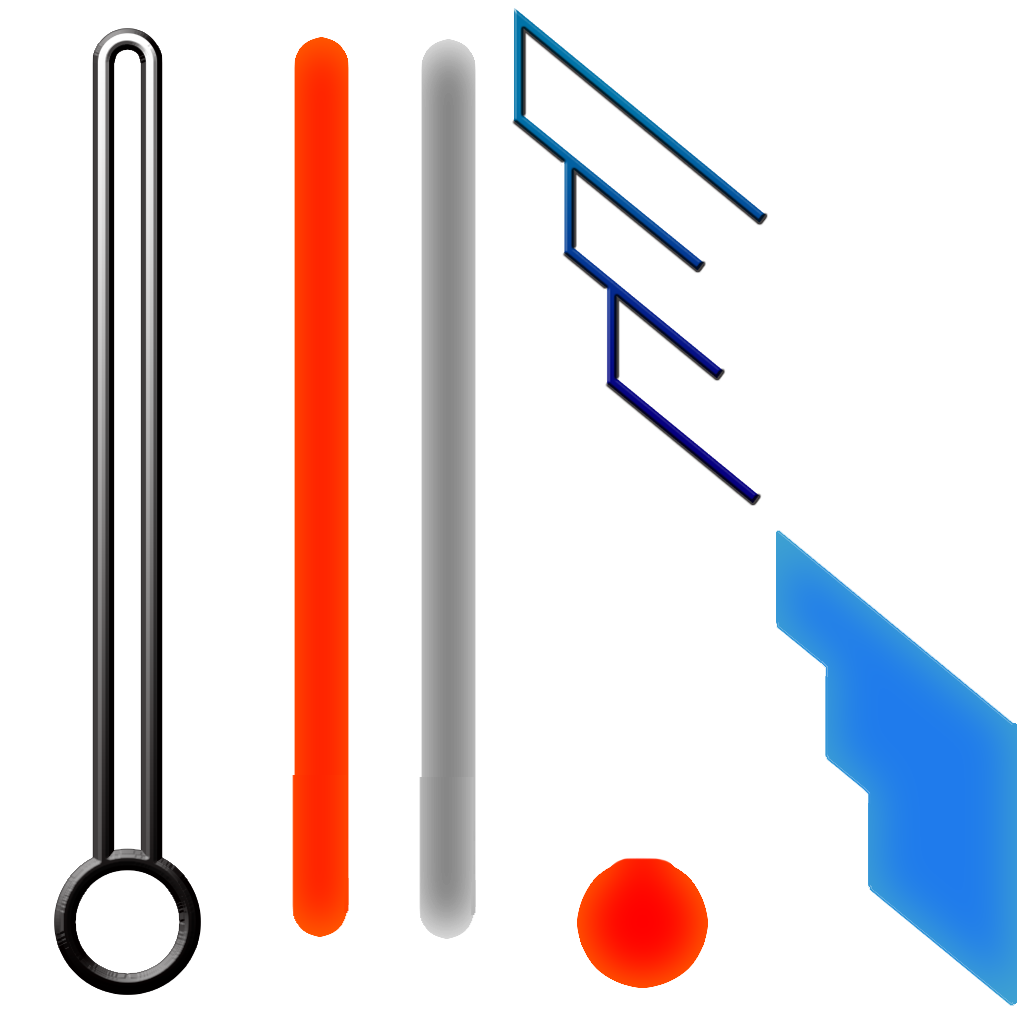
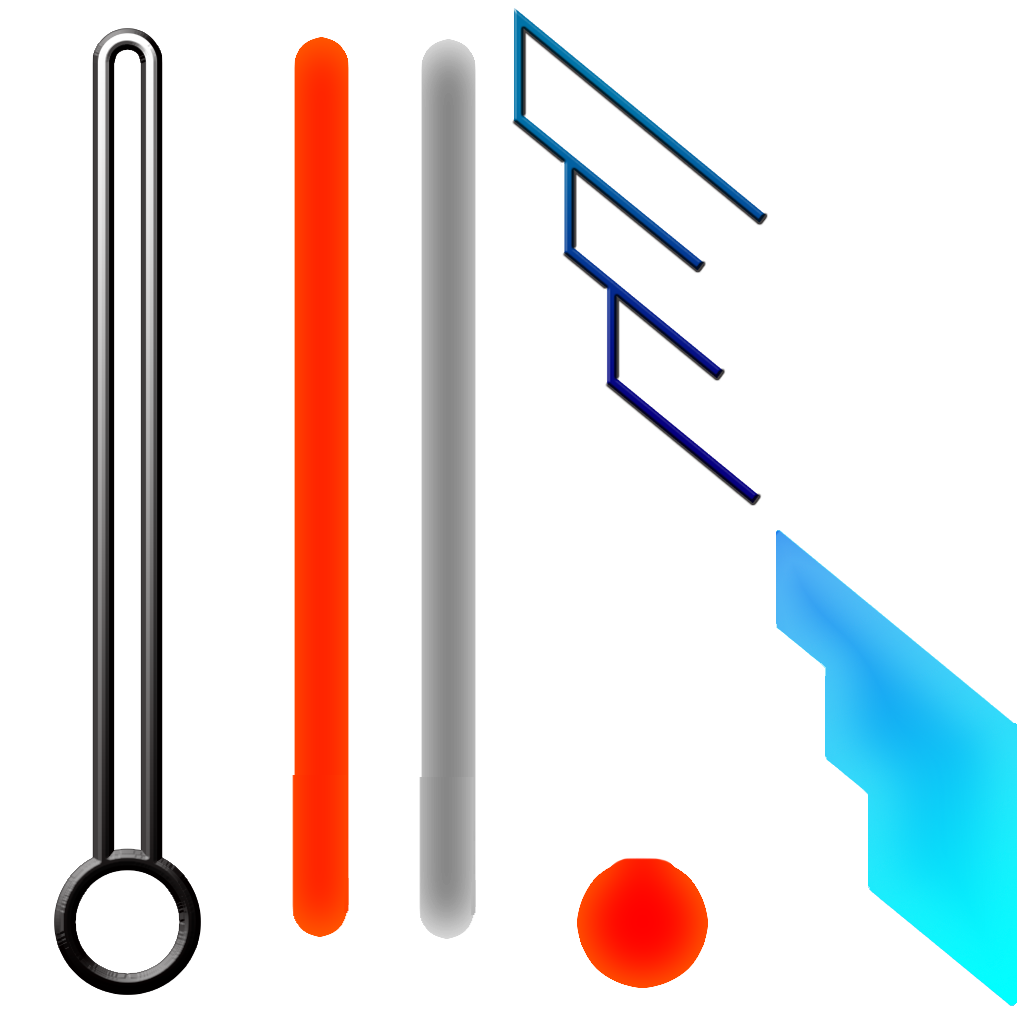
Layered file, before and after one edit (1024 x 1024). Changes by layer:
renamed "レイヤー 3" to "レイヤー 8", painted on it over [776, 530, 1017, 1006]
